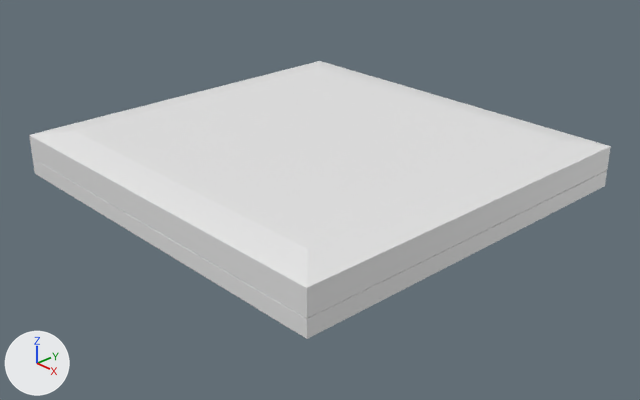
The Blender file Blender/board/Board.blend, before and after one commit.
Camera for both pictures: a 50 mm lens placed at (21.08, -19.48, 11.74), pointed at (0.59, -0.4, -1.06). Every picture has the same lights, and +X, +Y and +Z are marked at lower left. The picture after the commit comes second.

The first picture shows 'Board'.
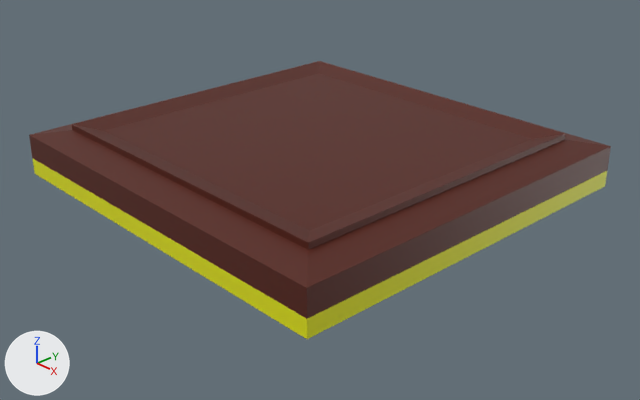
What differs and where, as boxes [x1, y1, x2, y2] in the pictures (640 x 400 px):
```json
{"part": 1, "of": "me_plane", "change": "added", "after": [72, 61, 565, 250], "on screen": "brown"}
{"part": 2, "of": "me_plane", "change": "recoloured", "before": [29, 61, 611, 318], "after": [29, 61, 611, 318], "on screen": "white to brown"}
{"part": 3, "of": "me_plane", "change": "recoloured", "before": [33, 159, 607, 339], "after": [33, 159, 607, 339]}
```

Edits to the scene script, one JSON object a line:
```json
{"op": "add", "block": "mat_mmetal", "code": ["mat_mmetal = principled_material('MMetal')", "mat_mmetal.base_color = (0.779, 0.8, 0.0)  # yellow #e4e700"]}
{"op": "add", "block": "mat_mvelvet", "code": ["mat_mvelvet = principled_material('MVelvet')", "mat_mvelvet.base_color = (0.8, 0.0, 0.00903)  # red #e70018"]}
{"op": "add", "block": "mat_mlightwood", "code": ["mat_mlightwood = principled_material('MLightWood')", "mat_mlightwood.base_color = (1.0, 0.559, 0.414)  # beige #ffc5ac"]}
{"op": "add", "block": "mat_mdarkwood", "code": ["mat_mdarkwood = principled_material('MDarkWood')", "mat_mdarkwood.base_color = (0.0908, 0.0128, 0.00493)  # brown #551e0f"]}
{"block": "me_plane", "where": "# used by ob_board; location = (0.0, 0.0, 0.0)"}
{"block": "me_plane", "where": "# verts and faces of me_plane; kept vertices keep their numbers, new ones are numbered from 208"}
{"block": "me_plane", "where": "# before: 195 (6.1, 5.78, 1.11), 196 (-6.09, 5.78, 1.11), 197 (6.1, -5.93, 1.11), 198 (-6.09, -5.93, 1.11)"}
{"op": "remove", "block": "me_plane", "code": "me_plane.from_pydata(...)  # 208 vertices, 195 faces; spans x -7.22..7.23, y -7.02..6.87, z -0.58..1.11"}
{"op": "add", "block": "me_plane", "code": "me_plane.from_pydata(...)  # 220 vertices, 208 faces; spans x -7.22..7.23, y -7.02..6.87, z -0.58..1.31"}
{"block": "me_plane", "change": "me_plane part 1"}
{"op": "add", "block": "me_plane", "code": "for new, old in zip([*range(208, 212)], [*range(195, 199)]): verts[new] = verts[old] + (0.0, 0.0, 0.2)"}
{"op": "add", "block": "me_plane", "code": "verts[212] = (-5.13, 4.86, 1.08)"}
{"op": "add", "block": "me_plane", "code": "verts[213] = (-5.13, -5.01, 1.08)"}
{"op": "add", "block": "me_plane", "code": "verts[214] = (-5.13, 4.86, 1.06)"}
{"op": "add", "block": "me_plane", "code": "verts[215] = (-5.13, -5.01, 1.06)"}
{"op": "add", "block": "me_plane", "code": "for new, old in zip([*range(216, 220)], [*range(212, 216)]): verts[new] = verts[old] + (10.27, 0.0, 0.0)"}
{"op": "add", "block": "me_plane", "code": "faces += [(196, 198, 211, 209), (195, 208, 210, 197), (212, 216, 218, 214), (213, 215, 219, 217), (212, 213, 217, 216), (208, 209, 214, 218)]  # mat_mdarkwood (brown #551e0f)"}
{"op": "add", "block": "me_plane", "code": "faces += [(208, 218, 219, 210), (209, 211, 215, 214), (210, 219, 215, 211), (216, 217, 219, 218), (212, 214, 215, 213), (197, 210, 211, 198)]  # mat_mdarkwood (brown #551e0f)"}
{"op": "add", "block": "me_plane", "code": "faces += [(195, 196, 209, 208)]  # mat_mdarkwood (brown #551e0f)"}
{"block": "me_plane", "change": "me_plane part 2: 29 faces spanning x -7.22..7.23, y -7.02..6.87, z -0.58..1.11 switch from no material to mat_mdarkwood (brown #551e0f)"}
{"block": "me_plane", "change": "me_plane part 3: 136 faces spanning x -7.22..7.23, y -7.02..6.87, z -0.58..0.01 switch from no material to mat_mmetal (yellow #e4e700)"}
{"op": "add", "block": "me_plane", "code": "me_plane.materials.append(mat_mlightwood)  # beige #ffc5ac"}
{"op": "add", "block": "me_plane", "code": "me_plane.materials.append(mat_mvelvet)  # red #e70018"}
```
